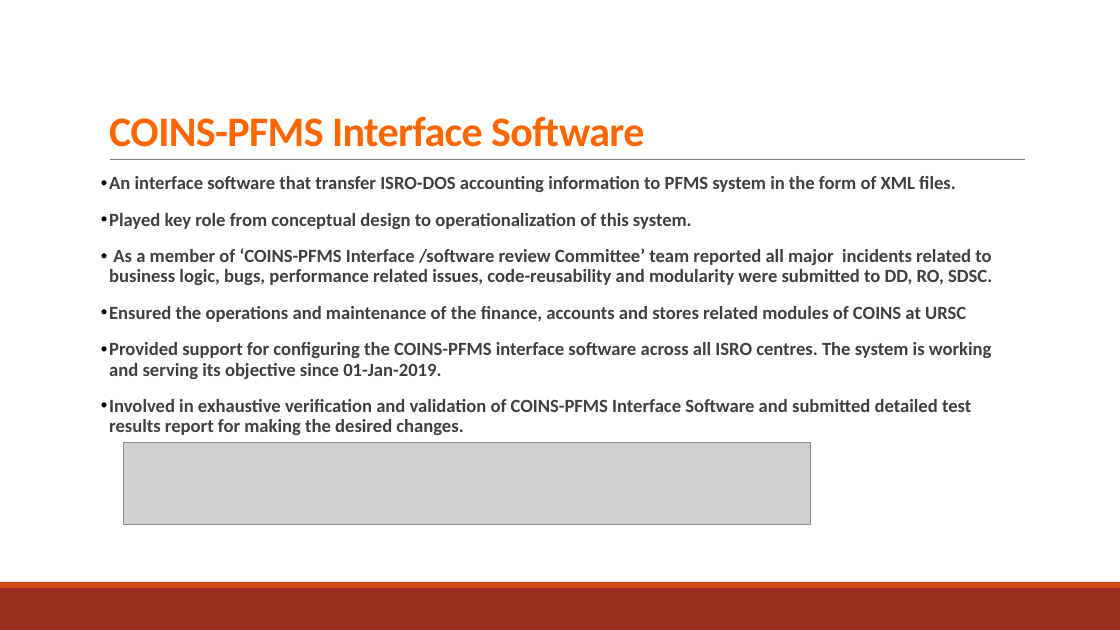
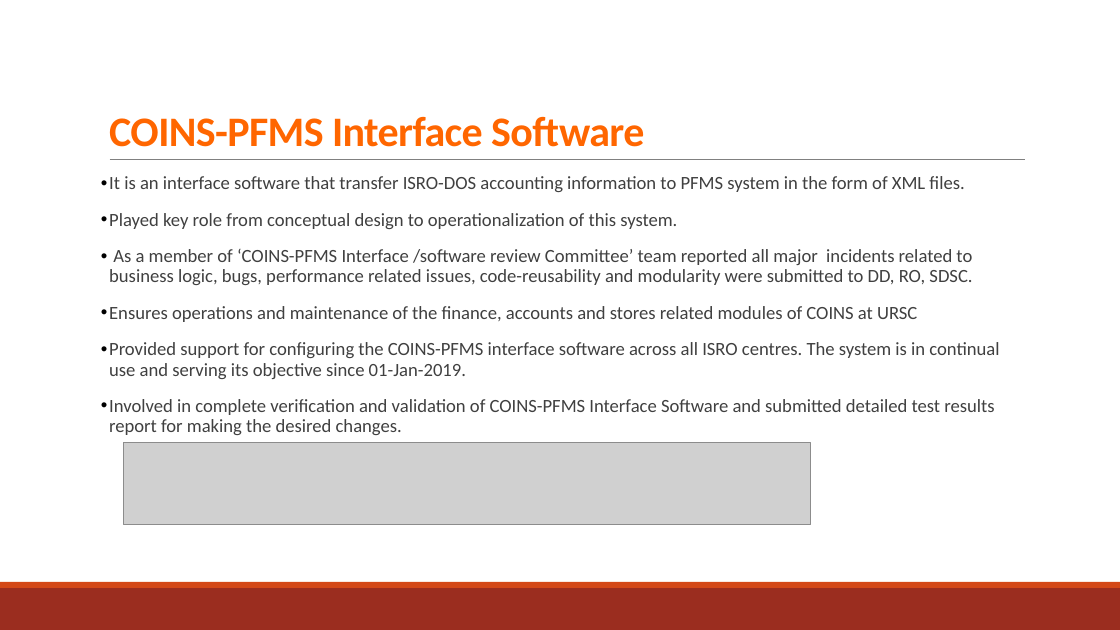
Before and after one commit to NavdeepGarg/DPC_Repo, a slide deck: slide 4 of handOutSources/navdeep.pptx. Drawn at 1120x630 pixels with LibreOffice and Linux fonts; fonts in the diff are those of the drawing; grey boxes stand for pictures. Boxes give left, top, right and bottom in pixels: in the first picture for what was removed or moved away, otherwise in the second. Text is boxed around its words. In the diff, an @@ line names an element or a change of style, - is before the commit and + after.

```diff
--- a/handOutSources/navdeep.pptx
+++ b/handOutSources/navdeep.pptx
@@ text at <box>109,176,964,192</box>: text changed; bold off @@
-• An interface software that transfer ISRO-DOS accounting information to PFMS system in the form of XML files.
+• It is an interface software that transfer ISRO-DOS accounting information to PFMS system in the form of XML files.
@@ text at <box>109,213,972,285</box>: bold off in "Played key role from conceptual design to ...", "As a member of ‘COINS-PFMS Interface /software ..." @@
@@ text at <box>109,306,999,435</box>: text changed; bold off @@
-• Ensured the operations and maintenance of the finance, accounts and stores related modules of COINS at URSC
-• Provided support for configuring the COINS-PFMS interface software across all ISRO centres. The system is working and serving its objective since 01-Jan-2019.
-• Involved in exhaustive verification and validation of COINS-PFMS Interface Software and submitted detailed test results report for making the desired changes.
+• Ensures operations and maintenance of the finance, accounts and stores related modules of COINS at URSC
+• Provided support for configuring the COINS-PFMS interface software across all ISRO centres. The system is in continual use and serving its objective since 01-Jan-2019.
+• Involved in complete verification and validation of COINS-PFMS Interface Software and submitted detailed test results report for making the desired changes.
```
Also in this commit, not shown: 4 other slides changed, 3 other files.
